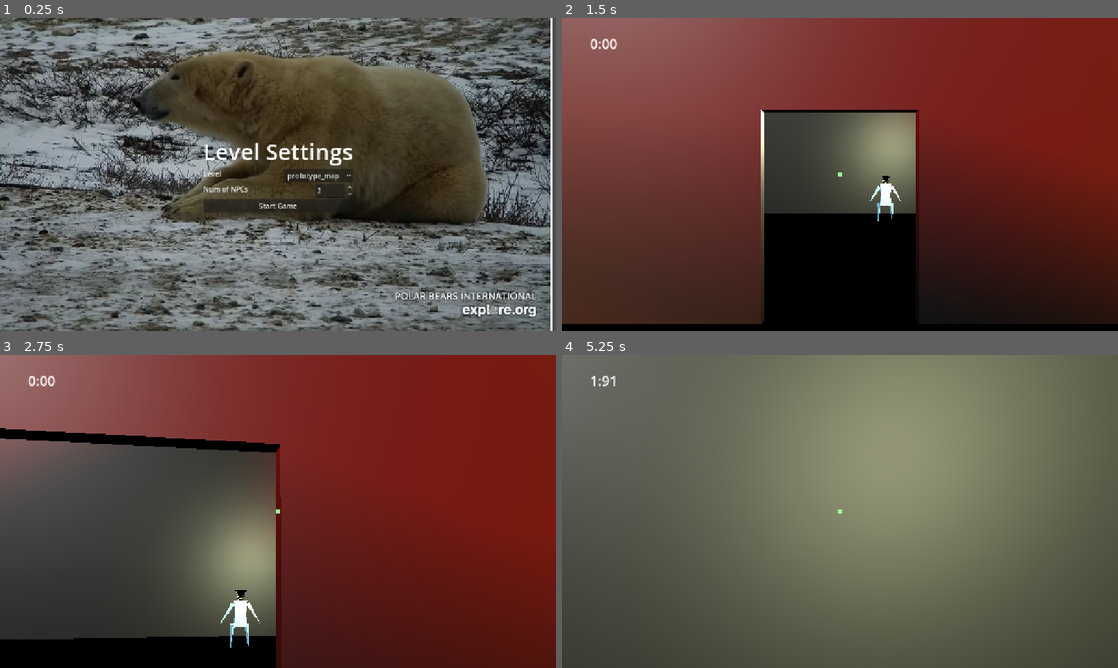
Above: before the commit, frames 1-4 (two rows, left to right).
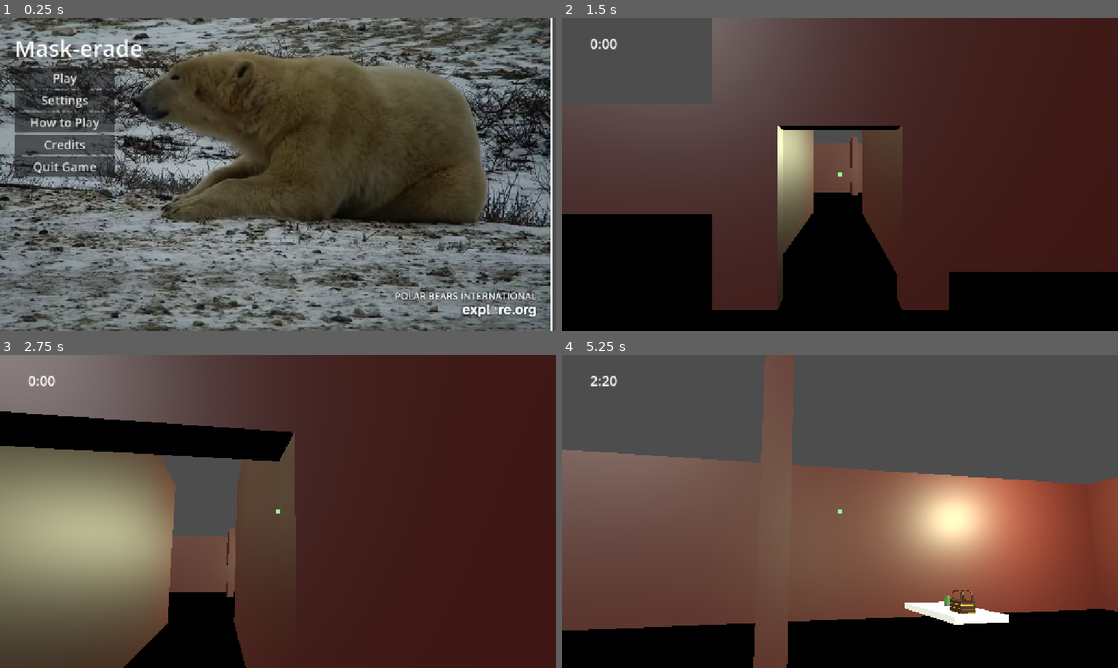
Above: after the commit, the same moments.

Repository: Dendrobyte/eye-of-attention
Game: Godot game, scene res://menus/start_menu.tscn
Same seed, same stepped clock (60 frames per second), same inputs: the game is played once before the commit and once after it.
Inputs (mouse positions are in pixels of both pictures, inside the frame that each line leads up to):
- Up to frame 1 (0.25 s): no input
- Up to frame 2 (1.5 s): click (628, 77) at 0.5 s, where only the run after the commit has a clickable "Play"; click "Start Game" at 1.25 s
- Up to frame 3 (2.75 s): tap Enter at 2 s; move the mouse to (305, 511) at 2.02 s; press the mouse at (305, 511) at 2.03 s; hold W (MOVE_FORWARD) from 2.03 s (still down)
- Up to frame 4 (5.25 s): keep holding W (MOVE_FORWARD); move the mouse to (812, 511) at 2.77 s; release the mouse at (812, 511) at 2.78 s; right-click (812, 511) at 2.85 s; move the mouse to (851, 505) at 3.52 s; hold Shift (SPRINT) 3.53-4.28 s; move the mouse to (834, 517) at 4.27 s; click (834, 517) at 4.35 s; move the mouse to (878, 514) at 5.02 s; hold Right mouse button (SECONDARY) from 5.03 s (still down)

The runs differ from the first frame. In frame 1, 6.8% of the frame differs, in the area x 2-64%, y 6-62%; in frame 2, 75%; in frame 3, 76%; in frame 4, 79%, in the area x 0-100%, y 0-100%.
Error before the commit: Invalid access of index '2' on a base object of type: 'Array'. (res://scripts/level_manager.gd:101)

Commit message:
off by one?

Diff:
--- a/spatial-memory-match/main.tscn
+++ b/spatial-memory-match/main.tscn
@@ -76,7 +76,7 @@
 
 [node name="Camera" type="Camera3D" parent="Character" unique_id=961118087]
 transform = Transform3D(1, 0, 0, 0, 1, 0, 0, 0, 1, 0, 2.172665, 0)
-fov = 38.3
+fov = 50.8
 
 [node name="HeldItem" type="Node3D" parent="Character/Camera" unique_id=926990059]
 transform = Transform3D(1, 0, 0, 0, 1, 0, 0, 0, 1, 0, -0.049438953, -0.7243767)
--- a/spatial-memory-match/menus/npc_count_spin_box.gd
+++ b/spatial-memory-match/menus/npc_count_spin_box.gd
@@ -10,9 +10,10 @@
 
 # Called when the node enters the scene tree for the first time.
 func _ready() -> void:
+	# it's been starting on first floor lately
 	step = 1
 	min_value = 2
-	max_value = 3
+	max_value = 8
 
 # Called by level change function to reset to 2 and set max value to the selected map
 func reset(level_name):
--- a/spatial-memory-match/menus/start_menu.tscn
+++ b/spatial-memory-match/menus/start_menu.tscn
@@ -25,7 +25,6 @@
 texture = ExtResource("1_3kg5v")
 
 [node name="HomeStart" type="Control" parent="." unique_id=1384976429]
-visible = false
 anchors_preset = 0
 offset_right = 40.0
 offset_bottom = 40.0
@@ -73,6 +72,7 @@
 text = "Quit Game"
 
 [node name="GameConfig" type="Control" parent="." unique_id=2105795899]
+visible = false
 layout_mode = 1
 anchors_preset = 15
 anchor_right = 1.0
--- a/spatial-memory-match/scripts/global_state.gd
+++ b/spatial-memory-match/scripts/global_state.gd
@@ -12,15 +12,16 @@
 
 func _enter_tree() -> void:
 	# Load levels. Hard error ok
-	var level_maps_dir = DirAccess.open("res://assets/levels")
-	level_maps_dir.list_dir_begin() # get_next() will close when it hits the end
+	var level_maps_dir = ResourceLoader.list_directory("res://assets/levels")
+	# level_maps_dir.list_dir_begin() # get_next() will close when it hits the end
 
-	var file_name = level_maps_dir.get_next()
-	while file_name != "":
+	# var file_name = level_maps_dir.get_next()
+	# while file_name != "":
+	for file_name in level_maps_dir:
 		if file_name.ends_with(".gltf"):
 			var level_name = file_name.rstrip(".gltf")
 			LEVEL_LIST.append(level_name)
-		file_name = level_maps_dir.get_next()
+		# file_name = level_maps_dir.get_next()
 
 var SELECTED_LEVEL = ""
 
--- a/spatial-memory-match/scripts/level_manager.gd
+++ b/spatial-memory-match/scripts/level_manager.gd
@@ -96,7 +96,9 @@
 		NPC_TRANSFORMS.shuffle()
 
 	# Spawn npc models at positions
-	for p_count in range(npc_count + 1):
+	print("NPC COUNT", npc_count)
+	for p_count in range(npc_count):
+		print("Spawning npc")
 		var new_npc: Node = NPC_MODEL.instantiate()
 		var p_transform = NPC_TRANSFORMS[p_count]
 		new_npc.position = p_transform.position
Not shown, added: maskerade-0.1.zip
